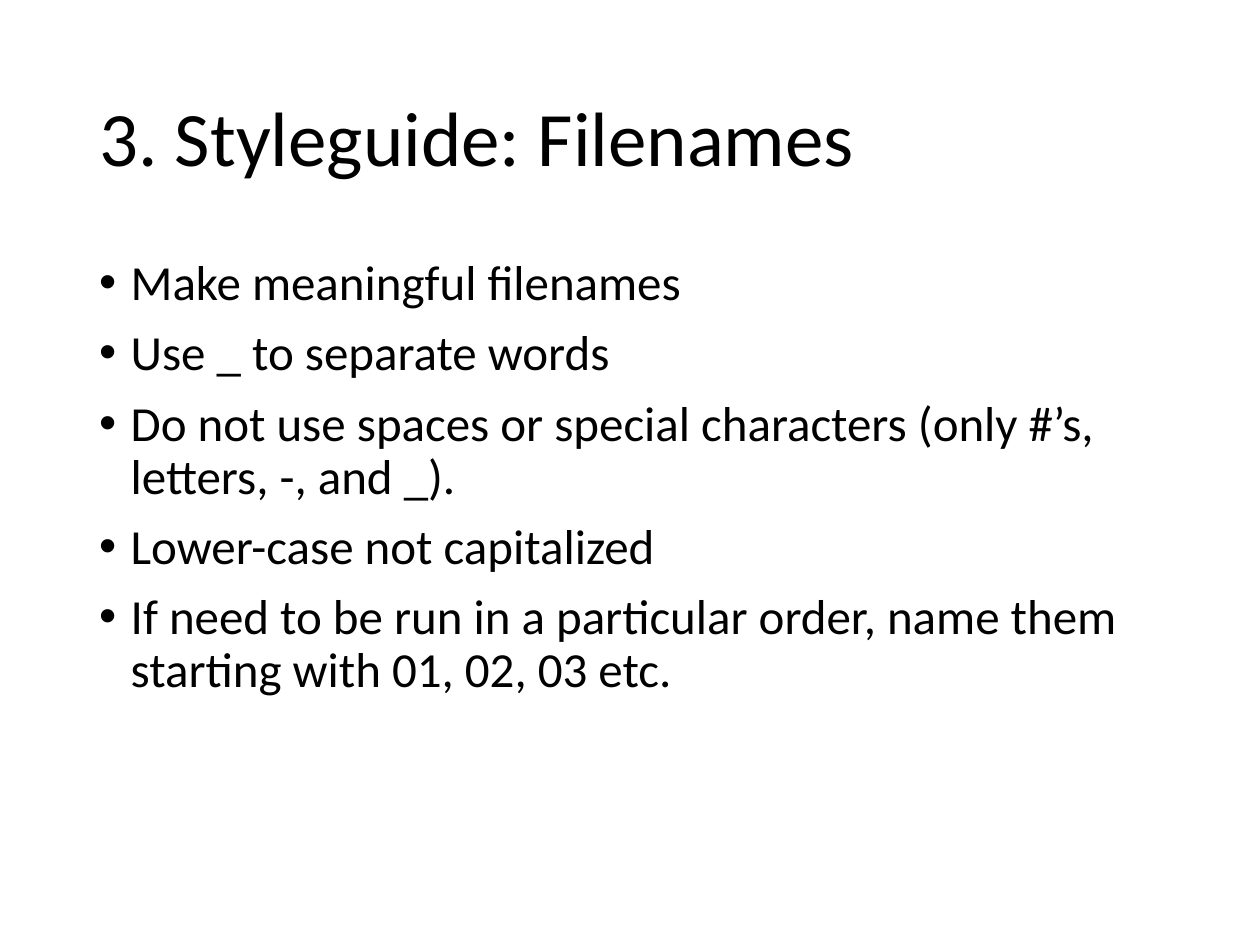
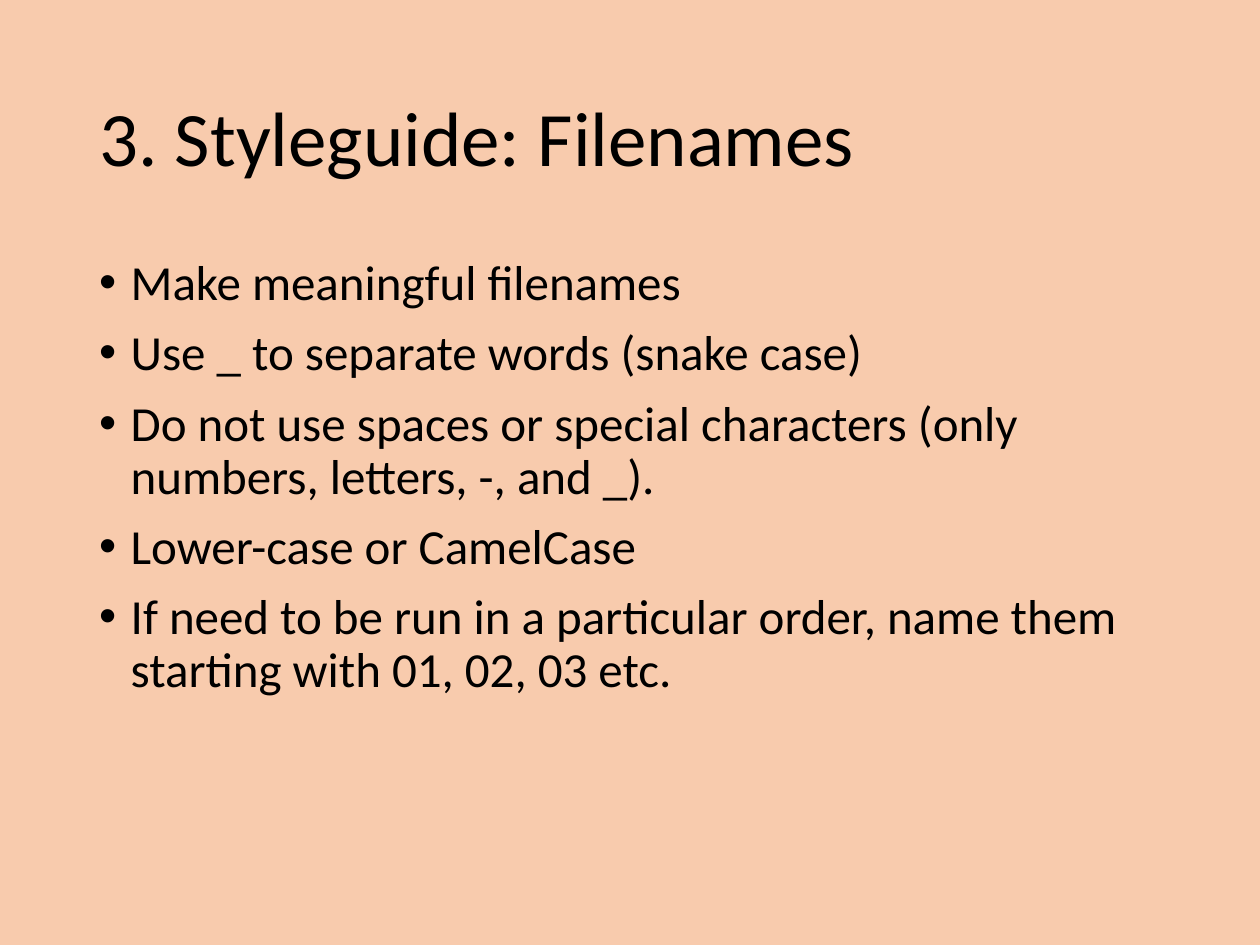
Before and after one commit to EEOB590A-Data-Science-in-R-Fall2021/CourseMaterials, a slide deck: slide 13 of 2. Data Management/Wk4 - Datasheets and Coding with Style.pptx (slide 9 before the commit). Drawn at 1260x945 pixels with LibreOffice and Linux fonts; fonts in the diff are those of the drawing. Boxes give left, top, right and bottom in pixels: in the first picture for what was removed or moved away, otherwise in the second. Text is boxed around its words. In the diff, an @@ line names an element or a change of style, - is before the commit and + after.

```diff
--- a/2. Data Management/Wk4 - Datasheets and Coding with Style.pptx
+++ b/2. Data Management/Wk4 - Datasheets and Coding with Style.pptx
@@ background #FFFFFF to #F8CBAD @@
@@ text at <box>131,334,1018,565</box>: text changed @@
-• Use _ to separate words
-• Do not use spaces or special characters (only #’s, letters, -, and _).
-• Lower-case not capitalized
+• Use _ to separate words (snake case)
+• Do not use spaces or special characters (only numbers, letters, -, and _).
+• Lower-case or CamelCase
```
Also in this commit, not shown: 10 other slides changed, 7 slides added, 6 other files.
